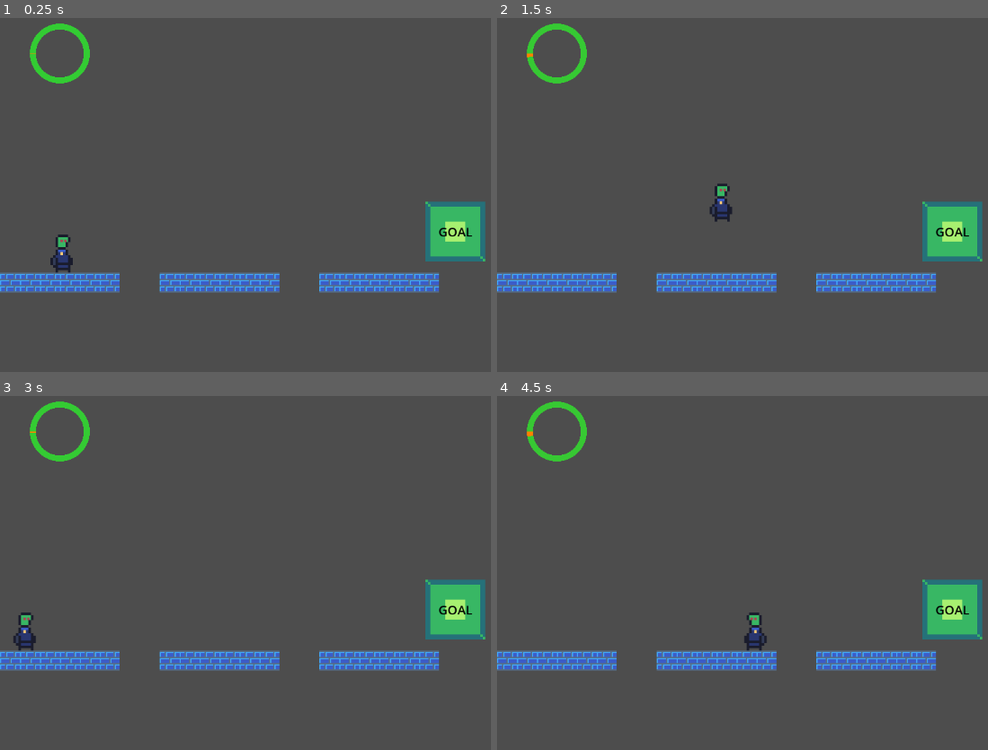
Above: before the commit, frames 1-4 (two rows, left to right).
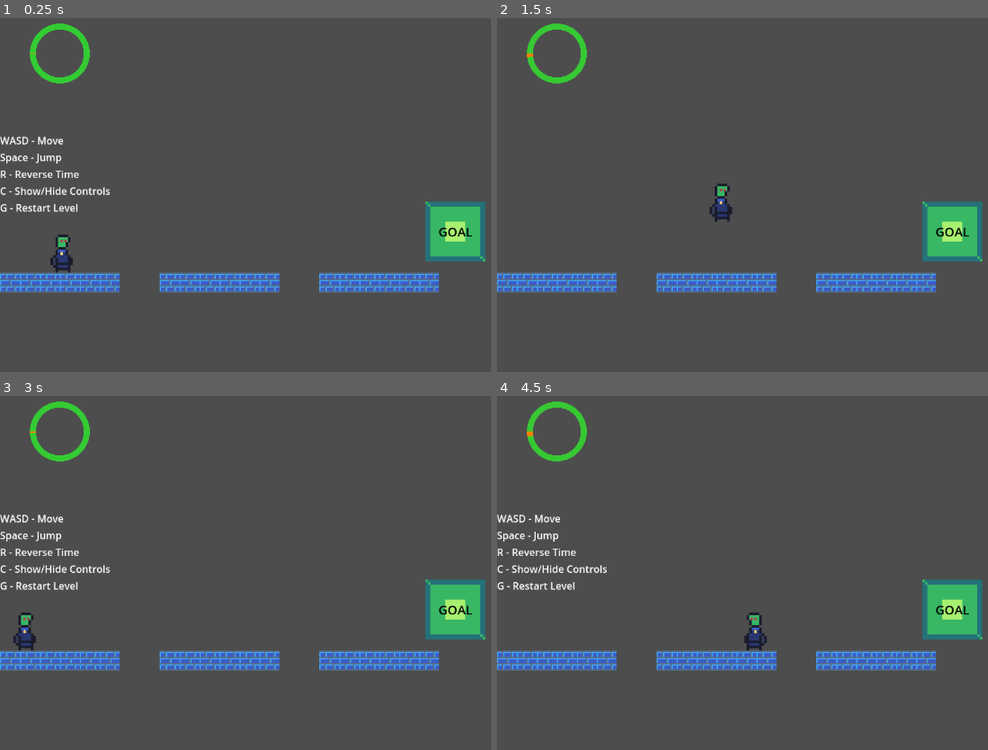
Above: after the commit, the same moments.

Repository: JustinBraben/PlatformerTimeTravelPuzzler
Game: Godot game, scene res://engine/main.tscn
Same seed, same stepped clock (60 frames per second), same inputs: the game is played once before the commit and once after it. The engine's default icon, where the game draws it, is replaced by a stand-in: a white triangle on a blue panel in a dark square.
Inputs:
- Up to frame 1 (0.25 s): no input
- Up to frame 2 (1.5 s): tap Enter at 0.5 s; hold D (move_right) from 0.53 s (still down); tap C (toggle_controls, bound only after the commit) at 0.6 s; tap Space (jump) at 0.77 s; tap R (rewind_player) at 1.35 s
- Up to frame 3 (3 s): tap Space (jump) at 1.52 s; tap C (toggle_controls, bound only after the commit) at 1.55, 2.1, 2.85 s; release D (move_right) at 2.03 s; hold A (move_left) 2.03-2.78 s; hold D (move_right) from 2.78 s (still down)
- Up to frame 4 (4.5 s): tap Space (jump) at 3.02, 3.77 s; hold R (rewind_player) 3.53-4.28 s; tap C (toggle_controls, bound only after the commit) at 3.8, 4.35 s; release D (move_right) at 4.28 s; hold A (move_left) from 4.28 s (still down)

The runs differ from the first frame. In frame 1, 0.9% of the frame differs, in the area x 0-23%, y 33-55%; in frame 2, nothing differs; in frame 3, 0.9%; in frame 4, 0.9%.

Commit message:
toggle showing rules to play game

Diff:
--- a/engine/SceneManager.tscn
+++ b/engine/SceneManager.tscn
@@ -1,7 +1,8 @@
-[gd_scene load_steps=7 format=3 uid="uid://cfarbebltglf"]
+[gd_scene load_steps=8 format=3 uid="uid://cfarbebltglf"]
 
 [ext_resource type="Script" path="res://engine/scene_manager.gd" id="1_fx0ir"]
 [ext_resource type="PackedScene" uid="uid://b3fa4lqrui7ew" path="res://levels/intro/Level1.tscn" id="1_r3e2k"]
+[ext_resource type="PackedScene" uid="uid://c5uevtiyiipqo" path="res://entities/ui/controls.tscn" id="3_d0o2j"]
 
 [sub_resource type="Animation" id="Animation_0f76c"]
 length = 0.001
@@ -77,4 +78,6 @@
 "": SubResource("AnimationLibrary_pogmw")
 }
 
+[node name="Controls" parent="." instance=ExtResource("3_d0o2j")]
+
 [connection signal="animation_finished" from="AnimationPlayer" to="." method="_on_animation_player_animation_finished"]
--- a/engine/scene_manager.gd
+++ b/engine/scene_manager.gd
@@ -5,6 +5,8 @@
 @onready var current_level := $Level1
 @onready var current_level_file_path: String
 @onready var anim := $AnimationPlayer
+@onready var controls := $Controls
+@onready var show_controls: bool = true
 
 var scenes: Array[PackedScene] = [
 	preload("res://levels/intro/Level1.tscn"),
@@ -18,6 +20,15 @@
 func _ready() -> void:
 	setup_level_connections(current_level)
 	current_level_file_path = current_level.scene_file_path
+
+func _input(event: InputEvent) -> void:
+	if event.is_action_released("toggle_controls"):
+		show_controls = !show_controls
+		print("show_controls: ", show_controls)
+		if (show_controls):
+			controls.visible = true
+		if !show_controls:
+			controls.visible = false
 
 func handle_level_changed(current_level_name: String) -> void:
 	print("level should change! ", current_level_name)
--- /dev/null
+++ b/entities/ui/controls.tscn
@@ -0,0 +1,40 @@
+[gd_scene format=3 uid="uid://c5uevtiyiipqo"]
+
+[node name="Controls" type="Control"]
+layout_mode = 3
+anchors_preset = 15
+anchor_right = 1.0
+anchor_bottom = 1.0
+grow_horizontal = 2
+grow_vertical = 2
+size_flags_horizontal = 0
+
+[node name="ControlsContainer" type="VBoxContainer" parent="."]
+layout_mode = 1
+anchors_preset = 4
+anchor_top = 0.5
+anchor_bottom = 0.5
+offset_top = -100.0
+offset_right = 200.0
+offset_bottom = 100.0
+grow_vertical = 2
+
+[node name="Label" type="Label" parent="ControlsContainer"]
+layout_mode = 2
+text = "WASD - Move"
+
+[node name="Label2" type="Label" parent="ControlsContainer"]
+layout_mode = 2
+text = "Space - Jump"
+
+[node name="Label3" type="Label" parent="ControlsContainer"]
+layout_mode = 2
+text = "R - Reverse Time"
+
+[node name="Label4" type="Label" parent="ControlsContainer"]
+layout_mode = 2
+text = "C - Show/Hide Controls"
+
+[node name="Label5" type="Label" parent="ControlsContainer"]
+layout_mode = 2
+text = "G - Restart Level"
--- a/project.godot
+++ b/project.godot
@@ -42,3 +42,8 @@
 "events": [Object(InputEventKey,"resource_local_to_scene":false,"resource_name":"","device":-1,"window_id":0,"alt_press …(192 unchanged characters)…
 ]
 }
+toggle_controls={
+"deadzone": 0.5,
+"events": [Object(InputEventKey,"resource_local_to_scene":false,"resource_name":"","device":-1,"window_id":0,"alt_pressed":false,"shift_pressed":false,"ctrl_pressed":false,"meta_pressed":false,"pressed":false,"keycode":0,"physical_keycode":67,"key_label":0,"unicode":99,"location":0,"echo":false,"script":null)
+]
+}
